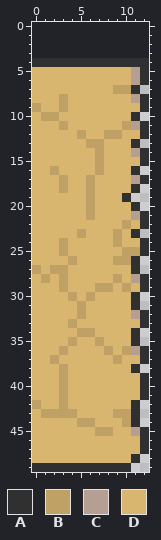
A pixel-art file gets an edit: Assets/Sprites/UI/Builder/LeftPanel/Background.aseprite. The picture above was drawn from the file before the commit.
13x46 pixels, 1 frame. The old version is drawn lined up with the new one, on the new canvas.
Palette (. is transparent): A #303030  B #bfa166  C #b59f92  D #d9b66f
Pixels before, first column x 0:
 4 AAAAAAAAAAAAA
 5 DDDDDDDDDDDCA
 6 DDDDDDDDDDDCA
 7 DDDDDDDDDBBA.
 8 DDDBDDDDDDDCA
 9 BDDBDDDDDDDDA
10 DBBDDDDDDDDA.
11 DDDBDDDDDDBCA
12 DDDDDBDDBBDDA
13 DDDDDDBBDDDA.
14 DDDDDDDBDDDCA
15 DDDDDDDBDDDDA
16 DDBDDDDBDDDA.
17 DDDBDDBDDDDCA
18 DDDBDDBDDDDA.
19 DDDDDDBDDDA..
20 DDDDDDBDDDDA.
21 DDDDDDBDDDDCA
22 DDDDDDDDDDBDA
23 DDDDDBDDDBDA.
24 DDDBDDDDDBDDA
25 DDDBDDDDDDBBA
26 DDDDBDDDDBBA.
27 BDBBDDDDDDDA.
28 DBDBDDDDDBDCA
29 DDDBDDDBBDBDA
30 DDDDBDBDDDDA.
31 DDDDDBDDDDDA.
32 DDDDDBDDDDDCA
33 DDDDBDDDDDDDA
34 DDDDDBBDDDDA.
35 DDDDBDDBDDDA.
36 DDDBDDDDBDBCA
37 DDBDDDDDDBDDA
38 DDDBDDDDDDDA.
39 DDDBDDDDDDDDA
40 DDDBDDDDDDDDA
41 DDDBDDDDDDDDA
42 BDDBDDDDDDDA.
43 DBBBBDDDDBBA.
44 DDDDDBBDDDBA.
45 DDDDDDDBBDDCA
46 DDDDDDDDDDDDA
47 DDDDDDDDDDDDA
48 DDDDDDDDDDDA.
49 AAAAAAAAAAA..
Now the later version:
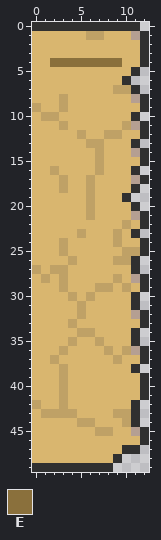
Colours new in this view: E #8a703c
What changed:
{"change": "canvas 13x46 -> 13x50, the old top-left corner now at 0,4"}
{"y":0,"x":0,"old":"............","new":"AAAAAAAAAAAA"}
{"y":1,"x":0,"old":".............","new":"DDDDDDBBDDDCA"}
{"y":2,"x":0,"old":".............","new":"DDDDDDDDDDDDA"}
{"y":3,"x":0,"old":".............","new":"DDDDDDDDDDDDA"}
{"y":4,"x":0,"old":"AAAAAAAAAAAA","new":"DDEEEEEEEEDD"}
{"y":5,"x":11,"old":"CA","new":"A."}
{"y":6,"x":10,"old":"DCA","new":"A.."}
{"y":47,"x":10,"old":"DDA","new":"AA."}
{"y":48,"x":9,"old":"DDA","new":"A.."}
{"y":49,"x":9,"old":"AA","new":".."}
{"label":"changed","picture_box":[32,22,149,85]}
{"label":"changed","picture_box":[113,445,149,472]}
